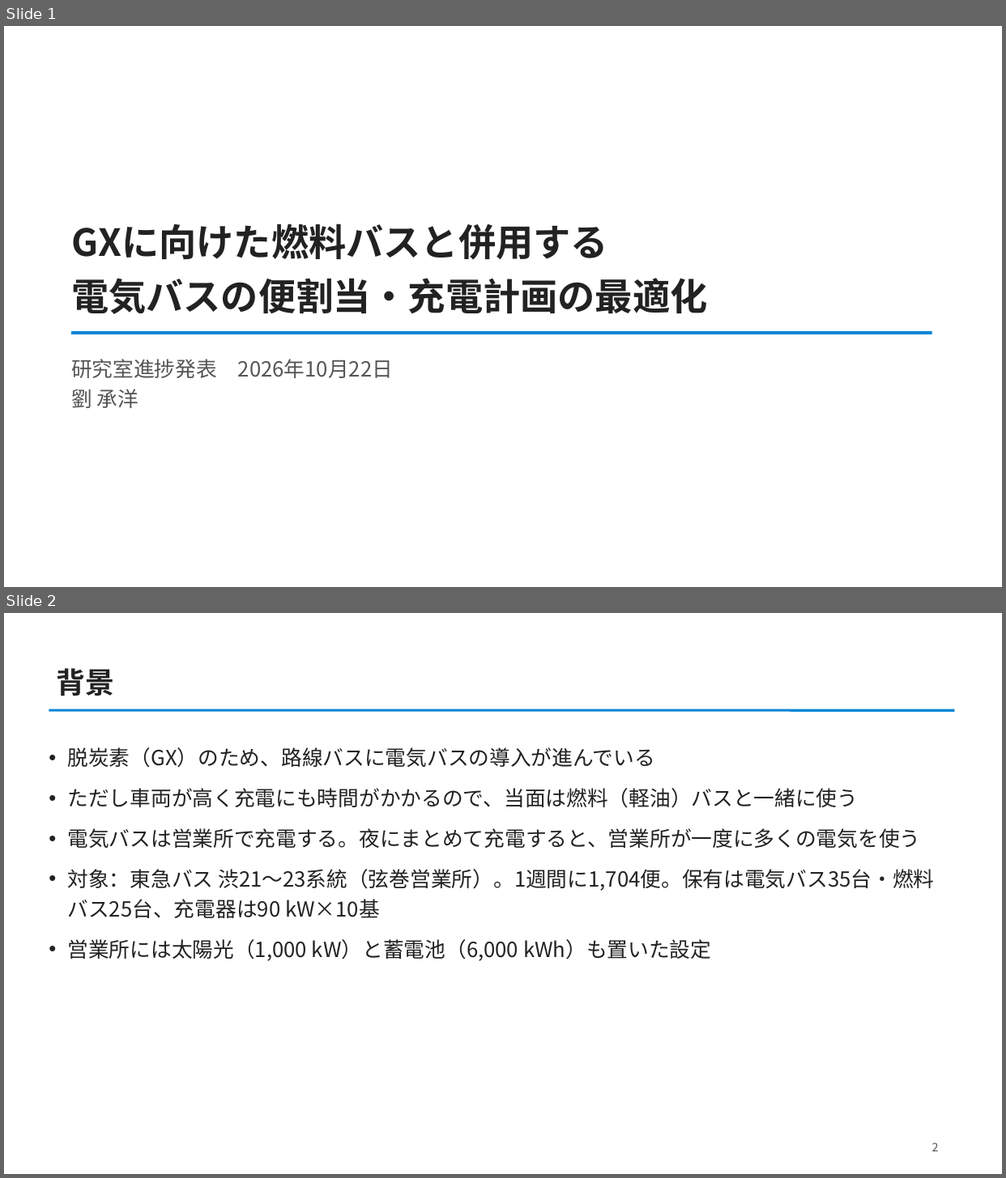
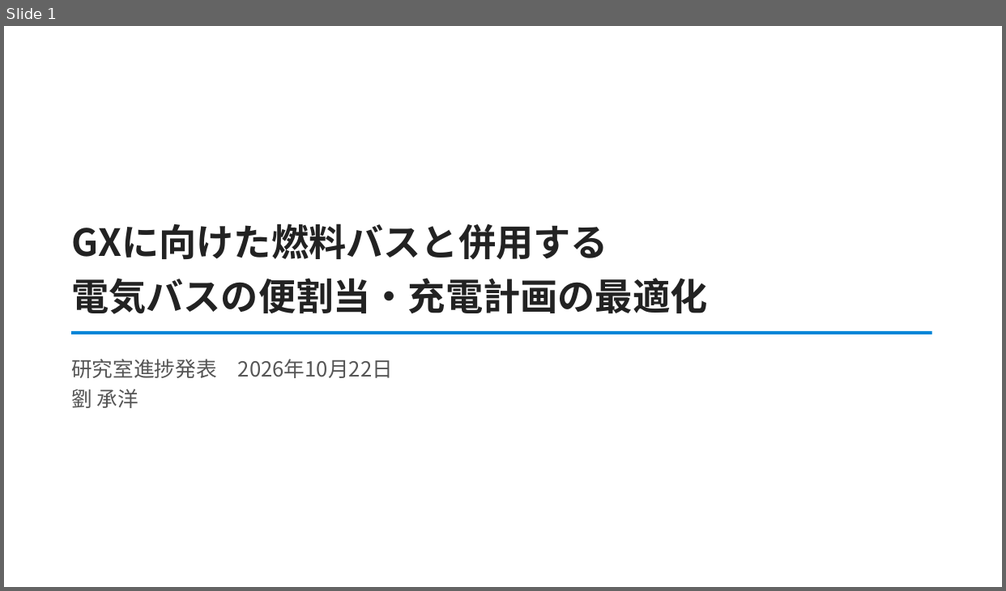
Before and after one commit to CYLIU2003/master-course, a slide deck: outcome/2026-10-22_lab_progress/lab_progress_20261022.pptx. Shown one above the other, each under a label of ours: slides 1 and 2 before the commit, slide 1 after it. The pictures are 1006x1178 and 1006x591 pixels, drawn with LibreOffice and Linux fonts; fonts in the diff are those of the drawing. Boxes give left, top, right and bottom in pixels: in the first picture for what was removed or moved away, otherwise in the second. Text is boxed around its words. In the diff, an @@ line names an element or a change of style, - is before the commit and + after.

```diff
--- a/outcome/2026-10-22_lab_progress/lab_progress_20261022.pptx
+++ b/outcome/2026-10-22_lab_progress/lab_progress_20261022.pptx
@@ slide 2 removed at (4, 613, 1002, 1174), background #FFFFFF @@
@@ title removed at (57, 668, 115, 696) @@
-背景
@@ line removed from (49, 710) to (955, 710) @@
@@ text removed at (68, 747, 934, 961) @@
-• 脱炭素（GX）のため、路線バスに電気バスの導入が進んでいる
-• ただし車両が高く充電にも時間がかかるので、当面は燃料（軽油）バスと一緒に使う
-• 電気バスは営業所で充電する。夜にまとめて充電すると、営業所が一度に多くの電気を使う
-• 対象：東急バス 渋21〜23系統（弦巻営業所）。1週間に1,704便。保有は電気バス35台・燃料バス25台、充電器は90 kW×10基
-• 営業所には太陽光（1,000 kW）と蓄電池（6,000 kWh）も置いた設定
@@ page number removed at (932, 1143, 939, 1152) @@
-2
```
Also in this commit, not shown: 9 slides changed, 2 slides added, 1 other file.
